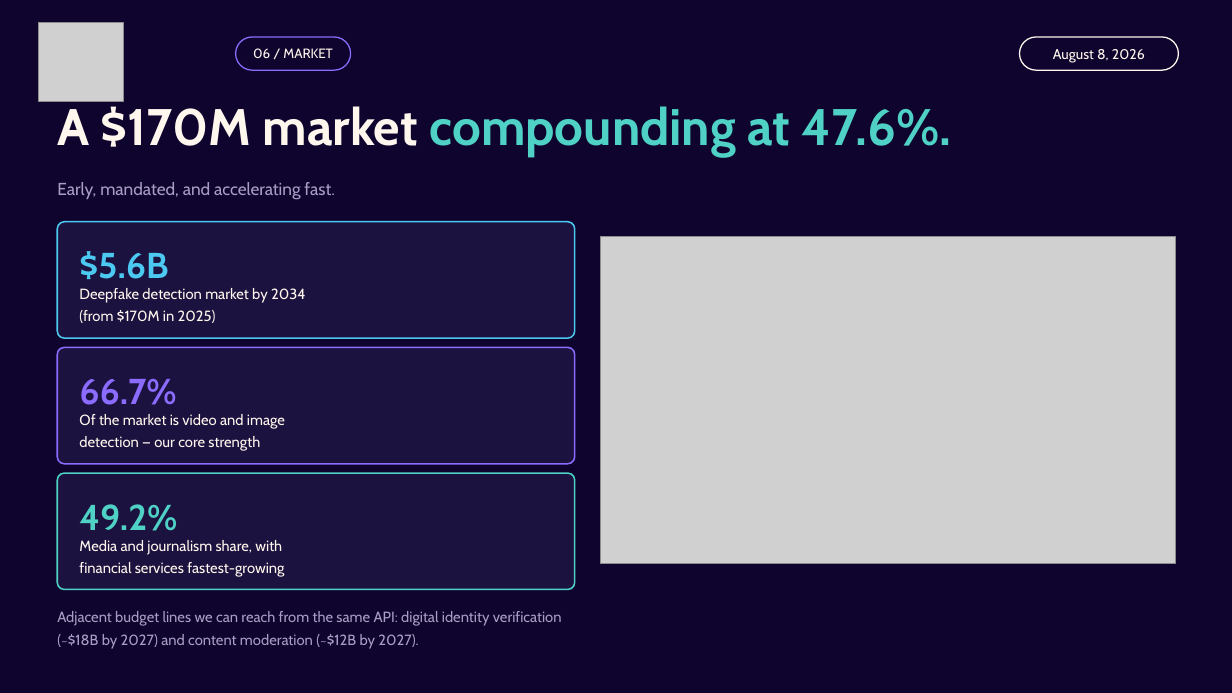
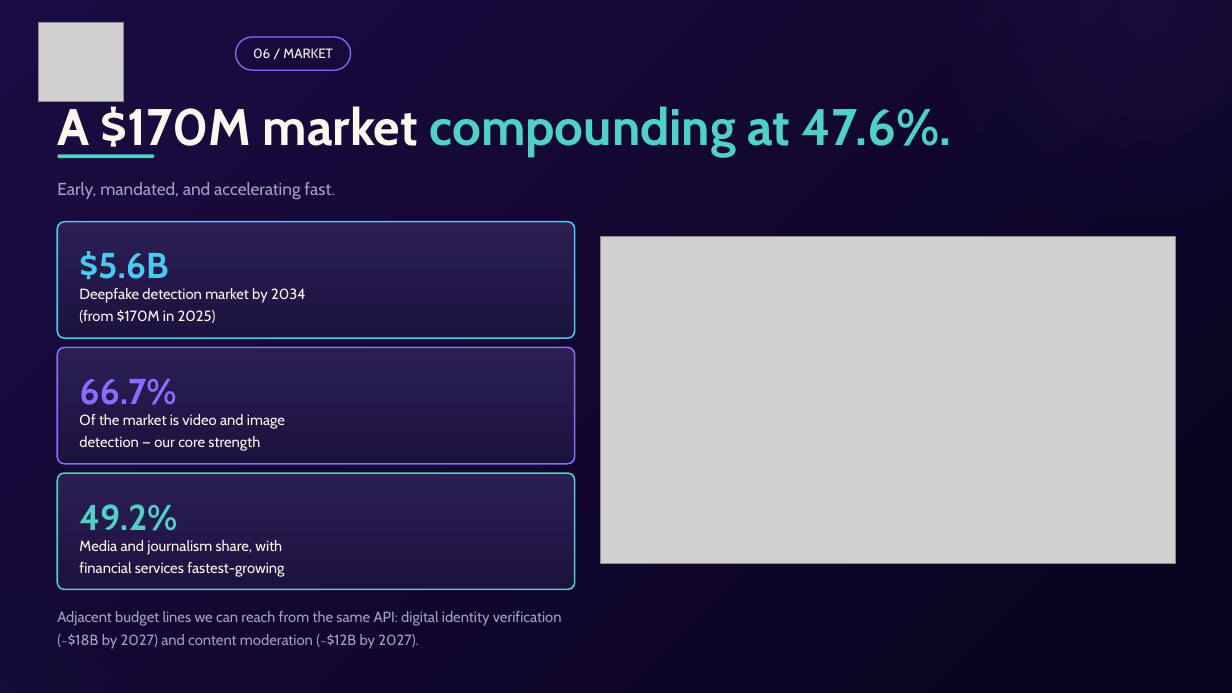
Before and after one commit to muhammedsayeedurrahman/ai-authenticity-checker, a slide deck: slide 7 of docs/pitch/ProofyX_Investor_Deck.pptx. Drawn at 1232x693 pixels with LibreOffice and Linux fonts; fonts in the diff are those of the drawing; grey boxes stand for pictures. Boxes give left, top, right and bottom in pixels: in the first picture for what was removed or moved away, otherwise in the second. Text is boxed around its words. In the diff, an @@ line names an element or a change of style, - is before the commit and + after.

```diff
--- a/docs/pitch/ProofyX_Investor_Deck.pptx
+++ b/docs/pitch/ProofyX_Investor_Deck.pptx
@@ rectangle at [0, 0, 1232, 693]: fill #0E042D to gradient #1A0C42 to #08021C @@
@@ ellipse added at [749, 0, 1232, 407], fill #8B6CFF at 11% opacity @@
@@ rounded rectangle removed at [1019, 37, 1178, 70] @@
-August 8, 2026
@@ rounded rectangle added at [57, 154, 154, 158], fill #4FD1C5 @@
@@ ellipse added at [0, 388, 305, 693], fill #4FD1C5 at 7% opacity @@
@@ fill #1C123F to gradient #2A1E53 to #1C123F in 3 elements at [57, 222, 575, 338], [57, 348, 575, 464], [57, 473, 575, 590] @@
```
Also in this commit, not shown: 14 other slides changed, 9 other files.
